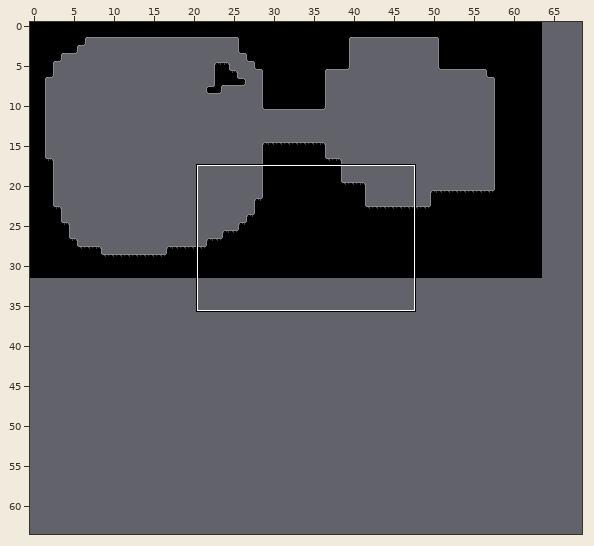
Tiled map (JSON): maps/map.json. The first picture is a wide view before the edit; the outline marks the close-up.
Close-up. Earlier state:
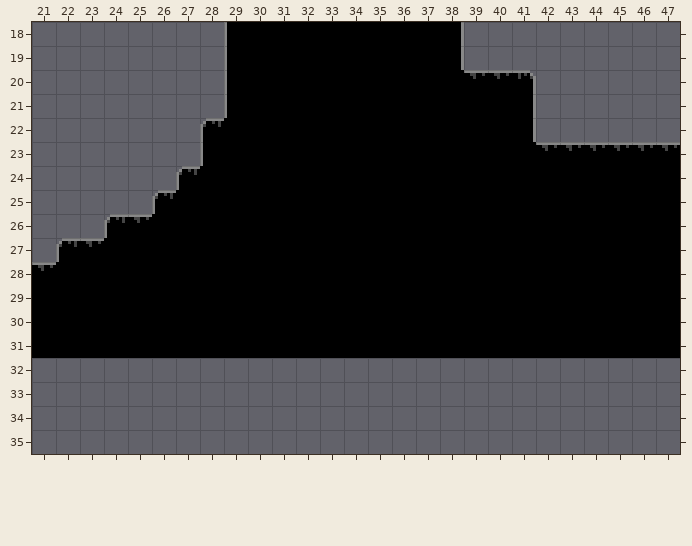
Cells are 8x8 px. Shown: x 21..47, y 18..35. The commit also changed other parts of the map, which this record leaves out.
The same view after the edit:
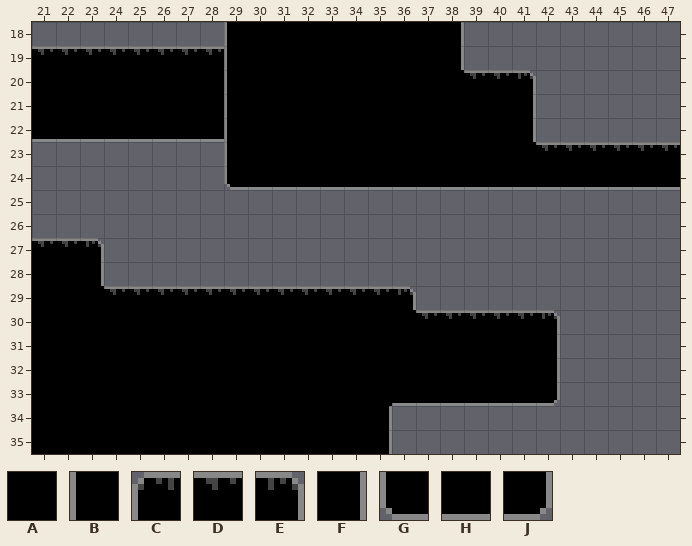
Key: from "tileset": A 0, B 1, C 2, D 3, E 4, F 9, G 10, H 11, J 12.
_ is an empty cell.
What changed:
Layer "Capa de patrones 1":
y 19: x 21..28 ________ -> DDDDDDDD
y 20..21: x 21..28 ________ -> AAAAAAAA
y 22: x 21..29 _______CA -> HHHHHHHHB
y 23: x 28..29 BA -> _B
y 24: x 27..47 CAAAAAAAAAAAAAAAAAAAA -> __GHHHHHHHHHHHHHHHHHH
y 25: x 26..47 CAAAAAAAAAAAAAAAAAAAAA -> ______________________
y 26: x 24..47 CDAAAAAAAAAAAAAAAAAAAAAA -> ________________________
y 27: x 21..47 _CDAAAAAAAAAAAAAAAAAAAAAAAA -> DDE________________________
y 28: x 21 D -> A; x 23..47 AAAAAAAAAAAAAAAAAAAAAAAAA -> F________________________
y 29: x 24..47 AAAAAAAAAAAAAAAAAAAAAAAA -> DDDDDDDDDDDDE___________
y 30: x 37..47 AAAAAAAAAAA -> DDDDDE_____
y 31: x 42..47 AAAAAA -> F_____
y 32: x 21..42 ______________________ -> AAAAAAAAAAAAAAAAAAAAAF
y 33: x 21..42 ______________________ -> AAAAAAAAAAAAAAAHHHHHHJ
y 34..35: x 21..35 _______________ -> AAAAAAAAAAAAAAF
